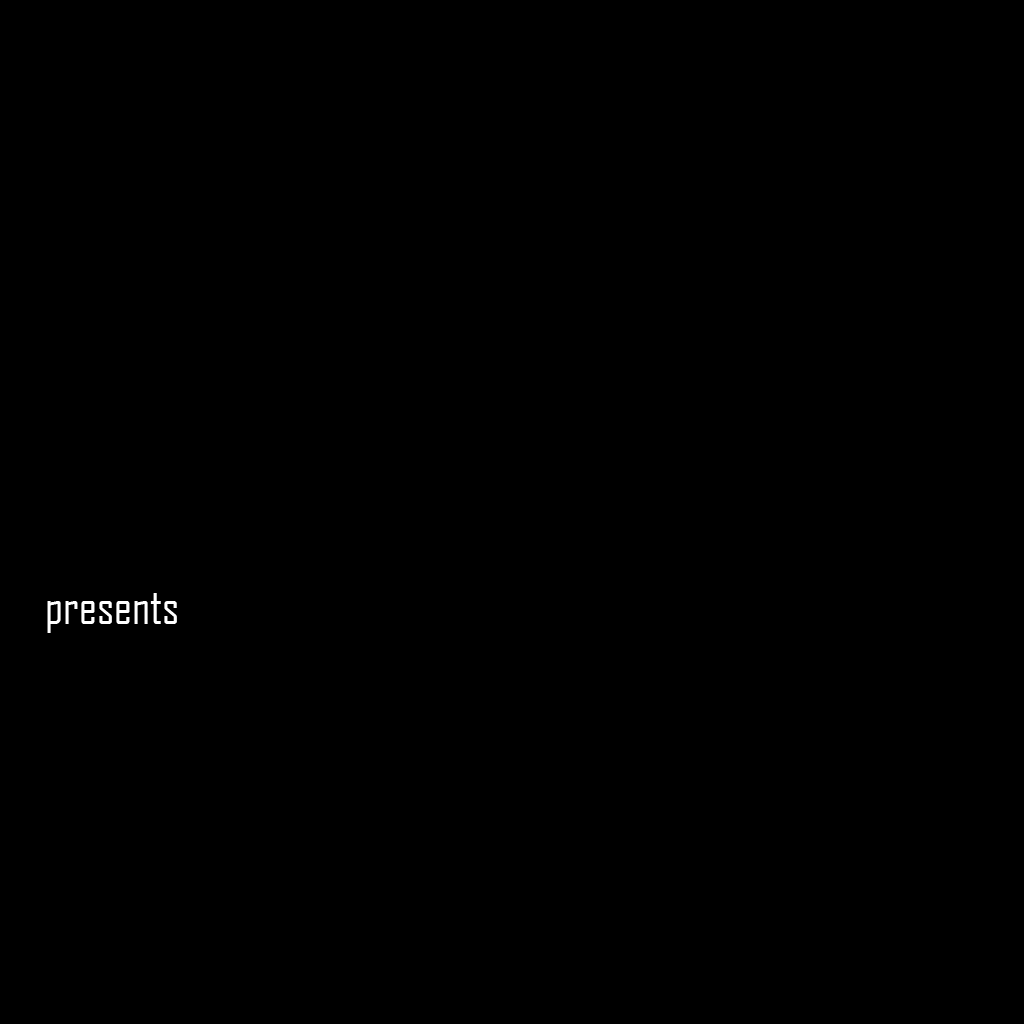
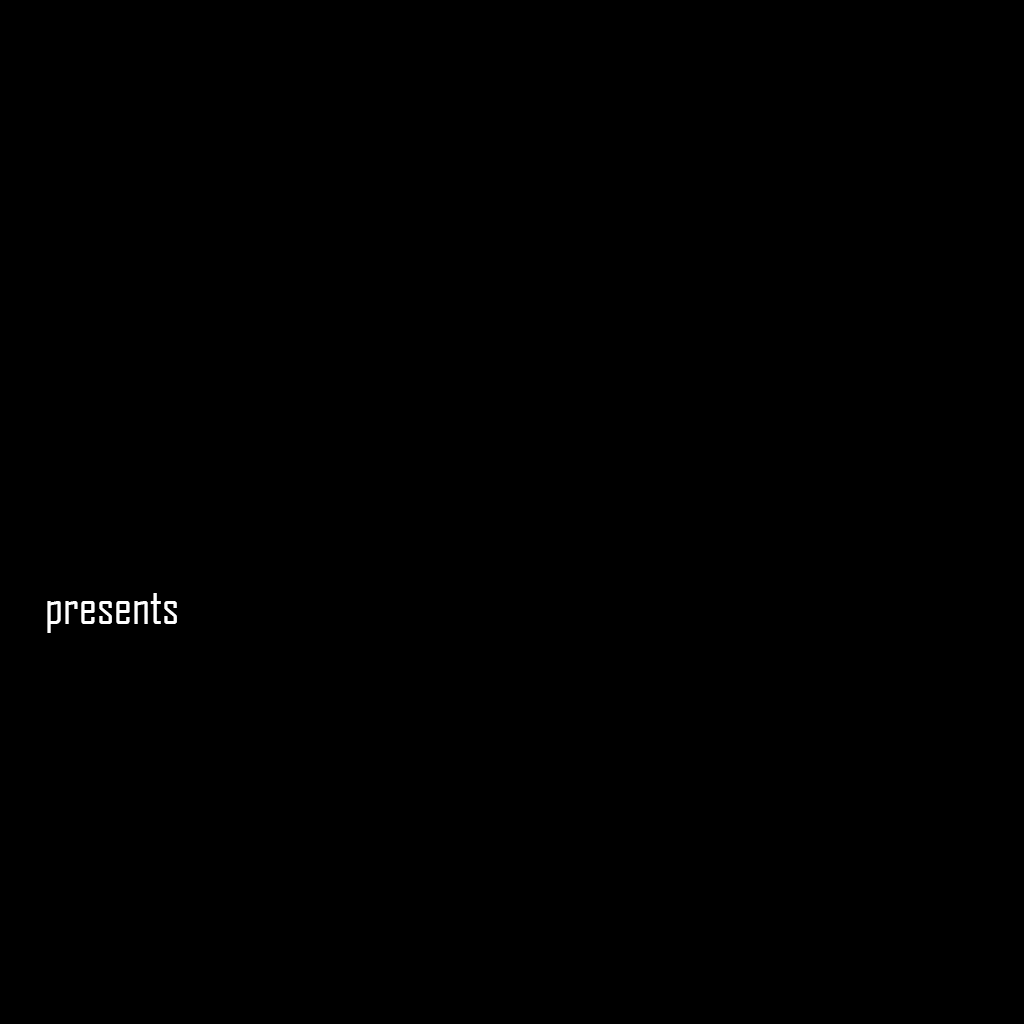
Layered file, before and after one edit (w=1024, h=1024). Changes by layer:
pixels changed over [47, 593, 177, 633] (layer not identified)
